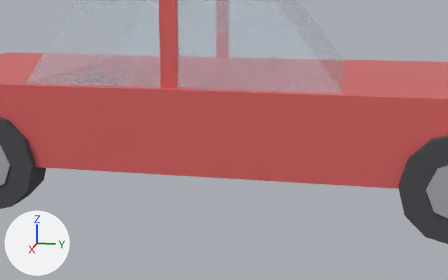
One commit to the glTF model assets/models/outdoor/car_sedan_red.glb: the scene before it, then after it.
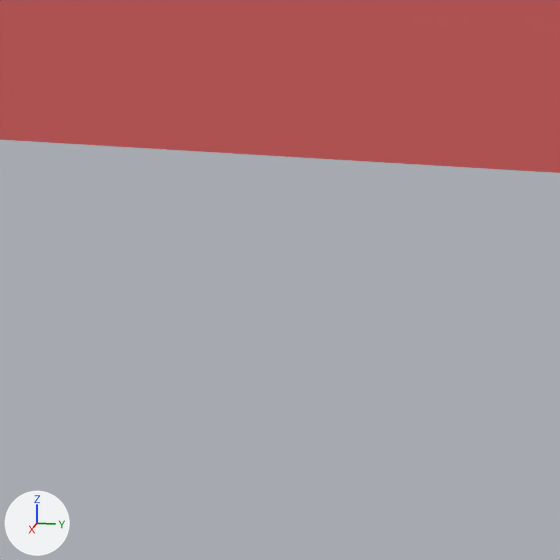
The first picture shows the older version from a 50 mm camera at (4.368, 0.824, 1.402) aimed at (-0.061, -0.062, 0.294). The close-ups show the older and then the newer version on the part from 43% to 61% of the width and 56% to 85% of the height of that picture. Only the edits that show in the close-ups are written down. The lights are fixed; the arrows at lower left show +X, +Y and +Z. Where no turn or scale is listed for an object, it has been applied to the vertices.

Objects in the first close-up: 'body'.
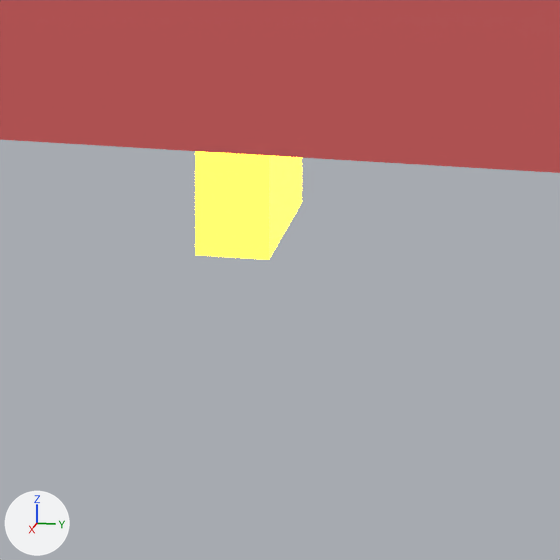
What differs and where, as boxes (x1, y1, x2, y2) in the close-ups (560 x 560 px):
'haz_rr', added (yellow): after (195, 151, 302, 260)

The change, as a diff of the scene's bpy script:
```diff
--- a/assets/models/outdoor/car_sedan_red.glb.py
+++ b/assets/models/outdoor/car_sedan_red.glb.py
@@ mat_hazard @@
+mat_hazard = principled_material('hazard')
+mat_hazard.base_color = (1.0, 0.62, 0.05)  # yellow #ffce3f
+mat_hazard.roughness = 0.3
+mat_hazard.emission_color = (1.0, 0.62, 0.05)  # yellow #ffce3f
+mat_hazard.emission_strength = 3.0
@@ me_haz_rr @@
+me_haz_rr.from_pydata(...)  # a box spanning x -0.9..-0.7, y 2.23..2.31, z -0.69..-0.55
+me_haz_rr.materials.append(mat_hazard)  # yellow #ffce3f, glowing yellow #ffce3f
@@ ob_haz_rr @@
+ob_haz_rr = bpy.data.objects.new('haz_rr', me_haz_rr)
+ob_haz_rr.location = (0.8, -2.27, 0.62)
```
